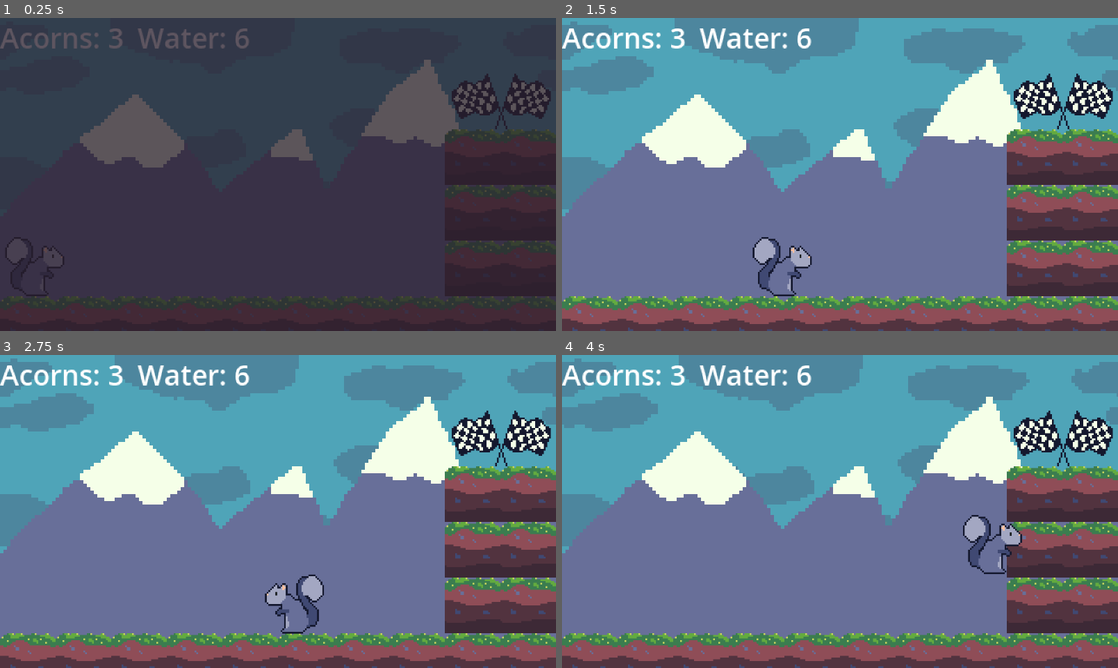
Above: before the commit, frames 1-4 (two rows, left to right).
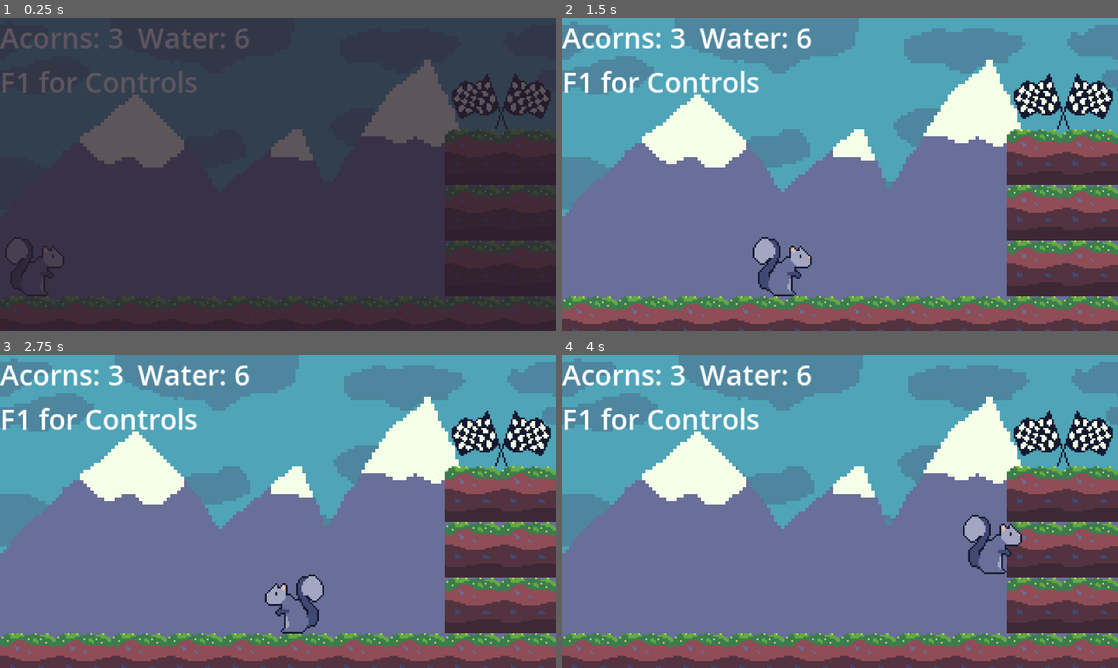
Above: after the commit, the same moments.

Repository: pjz987/growing
Game: Godot game, scene res://level.tscn
Two runs of this game, one before a commit and one after it. Both use one fixed random seed, a clock stepped at 60 frames per second and the inputs below.
Inputs (mouse positions are in pixels of both pictures, inside the frame that each line leads up to):
- Up to frame 1 (0.25 s): no input
- Up to frame 2 (1.5 s): move the mouse to (962, 158) at 0.52 s; hold D (move_right) from 0.53 s (still down); click (962, 158) at 0.67 s; tap Space (jump) at 0.77 s; move the mouse to (728, 190) at 1.27 s
- Up to frame 3 (2.75 s): tap Space (jump) at 1.52 s; move the mouse to (333, 442) at 2.02 s; release D (move_right) at 2.03 s; hold A (move_left) from 2.03 s (still down)
- Up to frame 4 (4 s): move the mouse to (812, 574) at 2.77 s; release A (move_left) at 2.78 s; hold D (move_right) from 2.78 s (still down); click (812, 574) at 2.92 s; tap Space (jump) at 3.02, 3.77 s; move the mouse to (1006, 558) at 3.52 s

The runs differ from the first frame. In frame 1, 0.7% of the frame differs, in the area x 0-36%, y 5-24%; in frame 2, 0.9%, in the area x 0-36%, y 3-24%; in frame 3, 0.9%; in frame 4, 0.9%.

Commit message:
added controls overlay

Diff:
--- /dev/null
+++ b/canvas_layer.gd
@@ -0,0 +1,7 @@
+extends CanvasLayer
+
+func _physics_process(delta: float) -> void:
+	if Input.is_action_pressed('Controls'):
+		self.show()
+	else:
+		self.hide()
--- a/level.tscn
+++ b/level.tscn
@@ -7,6 +7,7 @@
 [ext_resource type="PackedScene" uid="uid://cqidtbh2dvujb" path="res://stone_tile_map.tscn" id="4_1ainy"]
 [ext_resource type="PackedScene" uid="uid://c72q38l25rwp6" path="res://ground_tile_map.tscn" id="5_f2txt"]
 [ext_resource type="Texture2D" uid="uid://dblrpue5j034g" path="res://assets/checkered-flag.png" id="7_n6hdu"]
+[ext_resource type="Script" uid="uid://cg7vgc28klb6b" path="res://canvas_layer.gd" id="8_km5ld"]
 
 [sub_resource type="RectangleShape2D" id="RectangleShape2D_f2txt"]
 size = Vector2(62, 35)
@@ -68,4 +69,27 @@
 offset_bottom = 192.0
 color = Color(0.160784, 0.113725, 0.168627, 0)
 
+[node name="ControlsOverlay" type="CanvasLayer" parent="."]
+script = ExtResource("8_km5ld")
+
+[node name="Label" type="Label" parent="ControlsOverlay"]
+z_index = 3
+offset_left = 6.0
+offset_top = 5.0
+offset_right = 316.0
+offset_bottom = 174.0
+text = "
+WASD to Move
+Space to Jump
+Right Click to Drop an Acorn
+Left Click to Water a Tree
+R to Reset"
+horizontal_alignment = 1
+
+[node name="Panel" type="Panel" parent="ControlsOverlay"]
+offset_left = 4.0
+offset_top = 4.0
+offset_right = 314.0
+offset_bottom = 175.0
+
 [connection signal="body_entered" from="Goal" to="." method="_on_goal_body_entered"]
--- a/project.godot
+++ b/project.godot
@@ -60,6 +60,11 @@
 "events": [Object(InputEventKey,"resource_local_to_scene":false,"resource_name":"","device":-1,"window_id":0,"alt_press …(195 unchanged characters)…
 ]
 }
+Controls={
+"deadzone": 0.2,
+"events": [Object(InputEventKey,"resource_local_to_scene":false,"resource_name":"","device":-1,"window_id":0,"alt_pressed":false,"shift_pressed":false,"ctrl_pressed":false,"meta_pressed":false,"pressed":false,"keycode":0,"physical_keycode":4194332,"key_label":0,"unicode":0,"location":0,"echo":false,"script":null)
+]
+}
 
 [layer_names]
 
--- a/ui.gd
+++ b/ui.gd
@@ -2,7 +2,9 @@
 
 func _ready() -> void:
 	text = "Acorns: " + str(Globals.acorns) + "  Water: " + str(Globals.water)
+	text += "\nF1 for Controls"
 	Globals.refresh_text.connect(refresh_text)
 
 func refresh_text() -> void:
 	text = "Acorns: " + str(Globals.acorns) + "  Water: " + str(Globals.water)
+	text += "\nF1 for Controls"
Not shown, added: canvas_layer.gd.uid
Not shown: 1 places in level.tscn that only renumber resources
